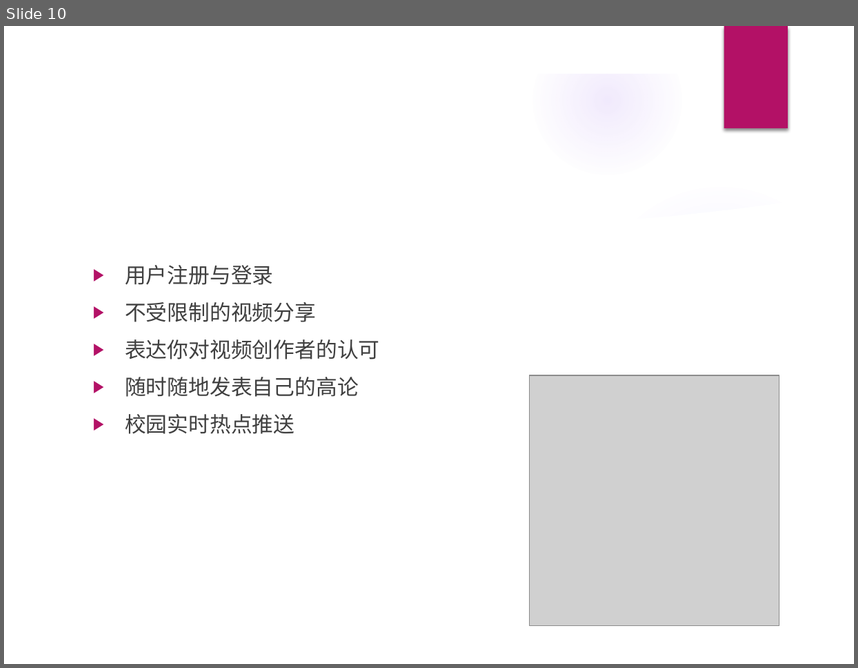
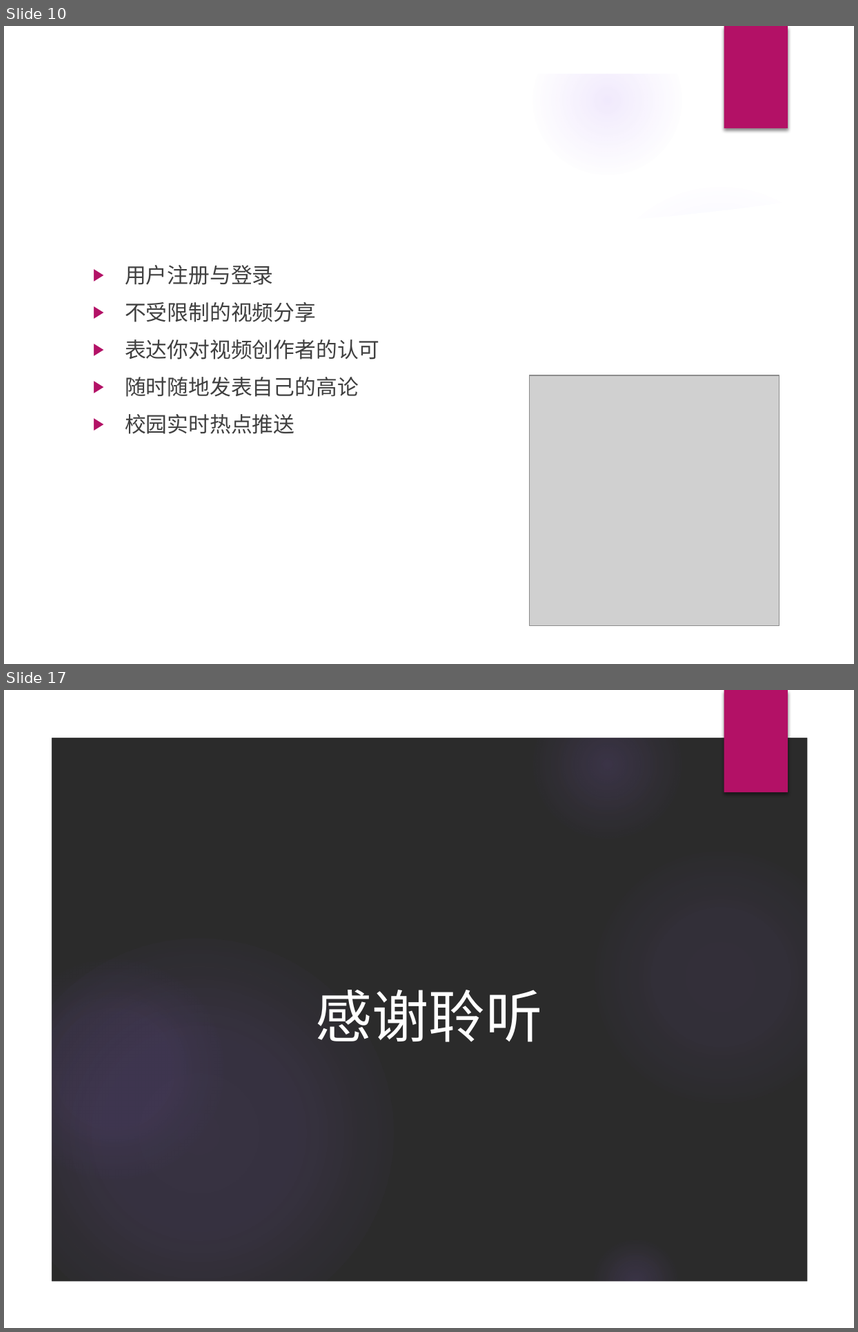
Before and after one commit to Relate13/web_2023, a slide deck: 项目介绍.pptx. Shown one above the other, each under a label of ours: slide 10 before the commit, slides 10 and 17 after it; the slides between them are not shown. The pictures are 858x668 and 858x1332 pixels, drawn with LibreOffice and Linux fonts; fonts in the diff are those of the drawing; grey boxes stand for pictures; background and template pictures are left out; a plain dark background stands for a picture behind light text. Boxes give left, top, right and bottom in pixels: in the first picture for what was removed or moved away, otherwise in the second. Text is boxed around its words. In the diff, an @@ line names an element or a change of style, - is before the commit and + after.

```diff
--- a/项目介绍.pptx
+++ b/项目介绍.pptx
@@ slide 17 added at (4,690,854,1328), background picture (left out); not listed: 7 template elements that a slide beside it also shows @@
@@ title added at (316,989,542,1042), 48 pt, text #FFFFFF @@
+感谢聆听
```
Also in this commit, not shown: 2 slides changed, 4 other slides added, 3 slides removed.
